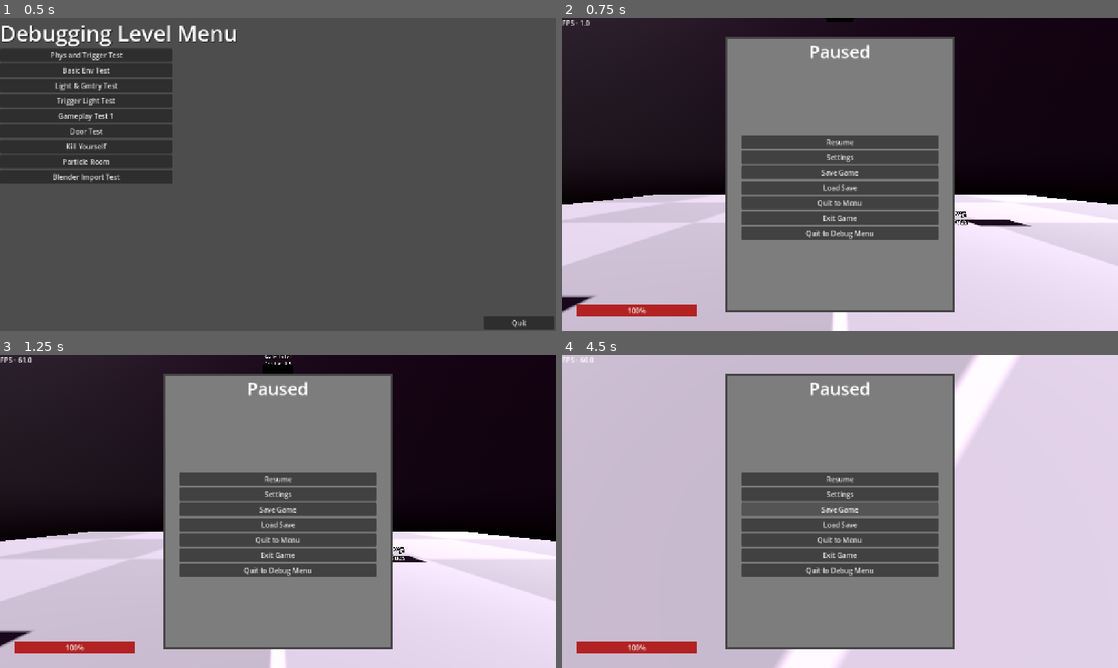
Above: before the commit, frames 1-4 (two rows, left to right).
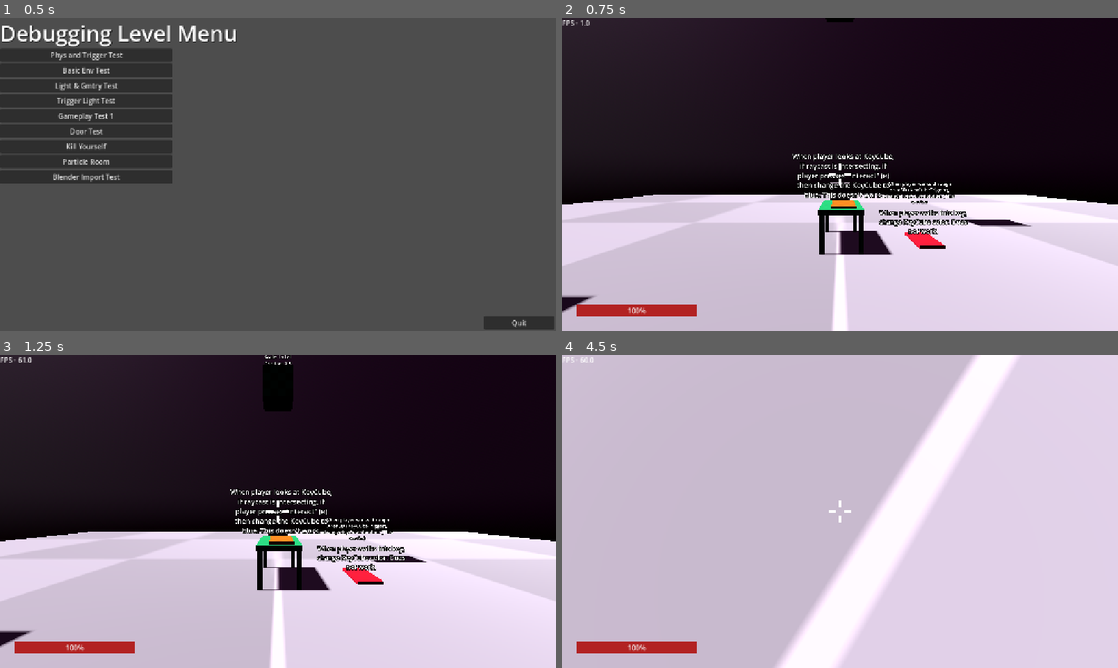
Above: after the commit, the same moments.

Repository: RubberDev/3d-game-test
Game: Godot game, scene res://TitleScreens/DebugTitleScr/DebugTitleScreen.tscn
Same seed, same stepped clock (60 frames per second), same inputs: the game is played once before the commit and once after it. Sound files missing from this copy of the repository are replaced by a short silence.
Inputs (mouse positions are in pixels of both pictures, inside the frame that each line leads up to):
- Up to frame 1 (0.5 s): no input
- Up to frame 2 (0.75 s): click "Phys and Trigger Test" at 0.5 s
- Up to frame 3 (1.25 s): no input
- Up to frame 4 (4.5 s): click (840, 480) at 1.25 s, where only the run before the commit has a clickable "Resume"; click (840, 495) at 2 s, where only the run before the commit has a clickable "Settings"; click (840, 508) at 2.75 s, where only the run before the commit has a clickable "Save Game"; click (840, 524) at 3.5 s, where only the run before the commit has a clickable "Load Save"; move the mouse to (867, 511) at 4.27 s; hold W (Forward) from 4.28 s (still down); hold Ctrl (Crouch) from 4.28 s (still down)

Frame 1 is identical in both runs. In frame 2, 36% of the frame differs, in the area x 29-71%, y 6-94%; in frame 3, 36%; in frame 4, 36%.
Error before the commit: Parse Error: Too few arguments for "get_nodes_in_group()" call. Expected at least 1 but received 0. (res://Player/Scripts/pause_menu.gd:5)

Commit message:
upgrade engine to Godot 4.6

Diff:
--- a/Player/Scripts/pause_menu.gd
+++ b/Player/Scripts/pause_menu.gd
@@ -2,7 +2,7 @@
 
 var save_path = "user://settingsInfo.save"
 var save_path2 = "user://SubconsciousGameState.save"
-var _Environment = get_tree().get_nodes_in_group()
+#var _Environment = get_tree().get_nodes_in_group()
 
 func _ready() -> void:
 	$MainP.hide()
--- a/Player/UI/pause_menu.tscn
+++ b/Player/UI/pause_menu.tscn
@@ -1,9 +1,9 @@
-[gd_scene load_steps=3 format=3 uid="uid://ba3xsrh4k8mth"]
+[gd_scene format=3 uid="uid://ba3xsrh4k8mth"]
 
 [ext_resource type="Script" uid="uid://b60gysmjubd5y" path="res://Player/Scripts/pause_menu.gd" id="1_br0yf"]
 [ext_resource type="Theme" uid="uid://haay43fjiohj" path="res://Player/UI/pause_menu.tres" id="2_rmiiq"]
 
-[node name="PauseMenu" type="Control"]
+[node name="PauseMenu" type="Control" unique_id=2104585069]
 process_mode = 3
 layout_mode = 3
 anchors_preset = 15
@@ -15,7 +15,7 @@
 size_flags_vertical = 4
 script = ExtResource("1_br0yf")
 
-[node name="MainP" type="Panel" parent="."]
+[node name="MainP" type="Panel" parent="." unique_id=65115157]
 layout_mode = 1
 anchors_preset = 8
 anchor_left = 0.5
@@ -30,7 +30,7 @@
 grow_vertical = 2
 theme = ExtResource("2_rmiiq")
 
-[node name="Label" type="Label" parent="MainP"]
+[node name="Label" type="Label" parent="MainP" unique_id=1875543633]
 layout_mode = 0
 offset_right = 526.0
 offset_bottom = 67.0
@@ -39,7 +39,7 @@
 horizontal_alignment = 1
 vertical_alignment = 1
 
-[node name="VBoxContainer" type="VBoxContainer" parent="MainP"]
+[node name="VBoxContainer" type="VBoxContainer" parent="MainP" unique_id=1948687345]
 layout_mode = 1
 anchors_preset = 8
 anchor_left = 0.5
@@ -54,45 +54,45 @@
 grow_vertical = 2
 alignment = 1
 
-[node name="Resume" type="Button" parent="MainP/VBoxContainer"]
+[node name="Resume" type="Button" parent="MainP/VBoxContainer" unique_id=1853530529]
 layout_mode = 2
 text = "Resume"
 
-[node name="Settings" type="Button" parent="MainP/VBoxContainer"]
+[node name="Settings" type="Button" parent="MainP/VBoxContainer" unique_id=1235976909]
 layout_mode = 2
 text = "Settings"
 
-[node name="Save" type="Button" parent="MainP/VBoxContainer"]
+[node name="Save" type="Button" parent="MainP/VBoxContainer" unique_id=601070415]
 layout_mode = 2
 text = "Save Game"
 
-[node name="Load" type="Button" parent="MainP/VBoxContainer"]
+[node name="Load" type="Button" parent="MainP/VBoxContainer" unique_id=846086692]
 layout_mode = 2
 text = "Load Save"
 
-[node name="Quit2Menu" type="Button" parent="MainP/VBoxContainer"]
+[node name="Quit2Menu" type="Button" parent="MainP/VBoxContainer" unique_id=572190008]
 layout_mode = 2
 text = "Quit to Menu"
 
-[node name="Quit" type="Button" parent="MainP/VBoxContainer"]
+[node name="Quit" type="Button" parent="MainP/VBoxContainer" unique_id=1707416193]
 layout_mode = 2
 text = "Exit Game"
 
-[node name="Quit2Debug" type="Button" parent="MainP/VBoxContainer"]
+[node name="Quit2Debug" type="Button" parent="MainP/VBoxContainer" unique_id=1180425483]
 layout_mode = 2
 text = "Quit to Debug Menu"
 
-[node name="SaveSettingsDebug" type="Button" parent="MainP/VBoxContainer"]
+[node name="SaveSettingsDebug" type="Button" parent="MainP/VBoxContainer" unique_id=1425532756]
 visible = false
 layout_mode = 2
 text = "Save Settings"
 
-[node name="LoadSettingsDebug" type="Button" parent="MainP/VBoxContainer"]
+[node name="LoadSettingsDebug" type="Button" parent="MainP/VBoxContainer" unique_id=770030157]
 visible = false
 layout_mode = 2
 text = "Load Settings"
 
-[node name="Settings" type="Panel" parent="."]
+[node name="Settings" type="Panel" parent="." unique_id=721892200]
 visible = false
 layout_mode = 1
 anchors_preset = 15
@@ -106,7 +106,7 @@
 grow_vertical = 2
 theme = ExtResource("2_rmiiq")
 
-[node name="SettingsLabel" type="Label" parent="Settings"]
+[node name="SettingsLabel" type="Label" parent="Settings" unique_id=56397331]
 layout_mode = 1
 anchors_preset = 5
 anchor_left = 0.5
@@ -120,7 +120,7 @@
 horizontal_alignment = 1
 vertical_alignment = 1
 
-[node name="CloseSettings" type="Button" parent="Settings"]
+[node name="CloseSettings" type="Button" parent="Settings" unique_id=1351436249]
 layout_mode = 0
 offset_left = 1052.0
 offset_top = 13.0
@@ -129,42 +129,42 @@
 theme_override_font_sizes/font_size = 24
 text = "X"
 
-[node name="VBoxContainer" type="VBoxContainer" parent="Settings"]
+[node name="VBoxContainer" type="VBoxContainer" parent="Settings" unique_id=897314356]
 layout_mode = 0
 offset_left = 14.0
 offset_top = 72.0
 offset_right = 547.0
 offset_bottom = 658.0
 
-[node name="VolumeLabel" type="Label" parent="Settings/VBoxContainer"]
+[node name="VolumeLabel" type="Label" parent="Settings/VBoxContainer" unique_id=392867138]
 layout_mode = 2
 text = "Volume: 50"
 
-[node name="Volume" type="HSlider" parent="Settings/VBoxContainer"]
+[node name="Volume" type="HSlider" parent="Settings/VBoxContainer" unique_id=66003684]
 layout_mode = 2
 max_value = 1.0
 step = 0.001
 value = 0.5
 
-[node name="SensLabel" type="Label" parent="Settings/VBoxContainer"]
+[node name="SensLabel" type="Label" parent="Settings/VBoxContainer" unique_id=549709975]
 layout_mode = 2
 text = "Sensitivity (Not implemented)"
 
-[node name="SensSlide" type="HSlider" parent="Settings/VBoxContainer"]
-layout_mode = 2
-
-[node name="FOV" type="Label" parent="Settings/VBoxContainer"]
+[node name="SensSlide" type="HSlider" parent="Settings/VBoxContainer" unique_id=1234780920]
+layout_mode = 2
+
+[node name="FOV" type="Label" parent="Settings/VBoxContainer" unique_id=2095241304]
 layout_mode = 2
 text = "Field of View: (Not implemented)"
 
-[node name="FOVslide" type="HSlider" parent="Settings/VBoxContainer"]
-layout_mode = 2
-
-[node name="WindLabel" type="Label" parent="Settings/VBoxContainer"]
+[node name="FOVslide" type="HSlider" parent="Settings/VBoxContainer" unique_id=391459405]
+layout_mode = 2
+
+[node name="WindLabel" type="Label" parent="Settings/VBoxContainer" unique_id=907845556]
 layout_mode = 2
 text = "Window Mode"
 
-[node name="WindowModes" type="OptionButton" parent="Settings/VBoxContainer"]
+[node name="WindowModes" type="OptionButton" parent="Settings/VBoxContainer" unique_id=780045254]
 layout_mode = 2
 selected = 1
 item_count = 3
@@ -175,21 +175,21 @@
 popup/item_2/text = "Exclusive Fullscreen"
 popup/item_2/id = 2
 
-[node name="ResolutonLabel" type="Label" parent="Settings/VBoxContainer"]
+[node name="ResolutonLabel" type="Label" parent="Settings/VBoxContainer" unique_id=351523121]
 layout_mode = 2
 text = "Resolution (Windowed only, not implemented)"
 
-[node name="Resolutions" type="OptionButton" parent="Settings/VBoxContainer"]
+[node name="Resolutions" type="OptionButton" parent="Settings/VBoxContainer" unique_id=1058315260]
 layout_mode = 2
 item_count = 1
 popup/item_0/text = "1440x900"
 popup/item_0/id = 0
 
-[node name="AALabel" type="Label" parent="Settings/VBoxContainer"]
+[node name="AALabel" type="Label" parent="Settings/VBoxContainer" unique_id=309917607]
 layout_mode = 2
 text = "Anti-Aliasing"
 
-[node name="Anti-Aliasing" type="OptionButton" parent="Settings/VBoxContainer"]
+[node name="Anti-Aliasing" type="OptionButton" parent="Settings/VBoxContainer" unique_id=1527533110]
 layout_mode = 2
 selected = 4
 item_count = 5
@@ -204,11 +204,11 @@
 popup/item_4/text = "Disabled"
 popup/item_4/id = 4
 
-[node name="ShadowLabel" type="Label" parent="Settings/VBoxContainer"]
+[node name="ShadowLabel" type="Label" parent="Settings/VBoxContainer" unique_id=1096264249]
 layout_mode = 2
 text = "Shadow Quality"
 
-[node name="ShadowQuality" type="OptionButton" parent="Settings/VBoxContainer"]
+[node name="ShadowQuality" type="OptionButton" parent="Settings/VBoxContainer" unique_id=1604627100]
 layout_mode = 2
 selected = 1
 item_count = 4
@@ -221,11 +221,11 @@
 popup/item_3/text = "Terribly Low"
 popup/item_3/id = 3
 
-[node name="ScalingLabel" type="Label" parent="Settings/VBoxContainer"]
+[node name="ScalingLabel" type="Label" parent="Settings/VBoxContainer" unique_id=265149876]
 layout_mode = 2
 text = "Scaling"
 
-[node name="Scaling" type="OptionButton" parent="Settings/VBoxContainer"]
+[node name="Scaling" type="OptionButton" parent="Settings/VBoxContainer" unique_id=1568921836]
 layout_mode = 2
 selected = 2
 item_count = 3
@@ -236,7 +236,7 @@
 popup/item_2/text = "Bilinear"
 popup/item_2/id = 2
 
-[node name="VBoxContainer2" type="VBoxContainer" parent="Settings"]
+[node name="VBoxContainer2" type="VBoxContainer" parent="Settings" unique_id=1742706414]
 layout_mode = 0
 offset_left = 563.0
 offset_top = 72.0
--- a/TitleScreens/DebugTitleScr/DebugTitleScreen.tscn
+++ b/TitleScreens/DebugTitleScr/DebugTitleScreen.tscn
@@ -1,8 +1,8 @@
-[gd_scene load_steps=2 format=3 uid="uid://uee7o3tpg8sj"]
+[gd_scene format=3 uid="uid://uee7o3tpg8sj"]
 
 [ext_resource type="Script" uid="uid://dvlahrrtninjy" path="res://TitleScreens/DebugTitleScr/debug_title_screen.gd" id="1_jwvq1"]
 
-[node name="DebugTitleScreen" type="Control"]
+[node name="DebugTitleScreen" type="Control" unique_id=647129821]
 layout_mode = 3
 anchors_preset = 15
 anchor_right = 1.0
@@ -11,7 +11,7 @@
 grow_vertical = 2
 script = ExtResource("1_jwvq1")
 
-[node name="Title" type="Label" parent="."]
+[node name="Title" type="Label" parent="." unique_id=844040297]
 layout_mode = 1
 offset_right = 547.0
 offset_bottom = 69.0
@@ -19,7 +19,7 @@
 theme_override_font_sizes/font_size = 50
 text = "Debugging Level Menu"
 
-[node name="Quit" type="Button" parent="."]
+[node name="Quit" type="Button" parent="." unique_id=1223027657]
 layout_mode = 0
 offset_left = 1114.0
 offset_top = 686.0
@@ -27,7 +27,7 @@
 offset_bottom = 715.0
 text = "Quit"
 
-[node name="VBoxContainer" type="VBoxContainer" parent="."]
+[node name="VBoxContainer" type="VBoxContainer" parent="." unique_id=1652547850]
 layout_mode = 1
 anchors_preset = 9
 anchor_bottom = 1.0
@@ -35,39 +35,39 @@
 offset_right = 397.0
 grow_vertical = 2
 
-[node name="TestLvl1" type="Button" parent="VBoxContainer"]
+[node name="TestLvl1" type="Button" parent="VBoxContainer" unique_id=1407179281]
 layout_mode = 2
 text = "Phys and Trigger Test"
 
-[node name="TestLvl2" type="Button" parent="VBoxContainer"]
+[node name="TestLvl2" type="Button" parent="VBoxContainer" unique_id=734046695]
 layout_mode = 2
 text = "Basic Env Test"
 
-[node name="TestLvl3" type="Button" parent="VBoxContainer"]
+[node name="TestLvl3" type="Button" parent="VBoxContainer" unique_id=1096599751]
 layout_mode = 2
 text = "Light & Gmtry Test"
 
-[node name="TestLvl4" type="Button" parent="VBoxContainer"]
+[node name="TestLvl4" type="Button" parent="VBoxContainer" unique_id=191311824]
 layout_mode = 2
 text = "Trigger Light Test"
 
-[node name="TestLvl5" type="Button" parent="VBoxContainer"]
+[node name="TestLvl5" type="Button" parent="VBoxContainer" unique_id=1036294604]
 layout_mode = 2
 text = "Gameplay Test 1"
 
-[node name="TestLvl6" type="Button" parent="VBoxContainer"]
+[node name="TestLvl6" type="Button" parent="VBoxContainer" unique_id=1153035964]
 layout_mode = 2
 text = "Door Test"
 
-[node name="TestLvl7" type="Button" parent="VBoxContainer"]
+[node name="TestLvl7" type="Button" parent="VBoxContainer" unique_id=603619431]
 layout_mode = 2
 text = "Kill Yourself"
 
-[node name="ParticleRoom" type="Button" parent="VBoxContainer"]
+[node name="ParticleRoom" type="Button" parent="VBoxContainer" unique_id=1429905131]
 layout_mode = 2
 text = "Particle Room"
 
-[node name="BlenderImportTest" type="Button" parent="VBoxContainer"]
+[node name="BlenderImportTest" type="Button" parent="VBoxContainer" unique_id=1546156516]
 layout_mode = 2
 text = "Blender Import Test"
 
--- a/project.godot
+++ b/project.godot
@@ -8,11 +8,15 @@
 
 config_version=5
 
+[animation]
+
+compatibility/default_parent_skeleton_in_mesh_instance_3d=true
+
 [application]
 
 config/name="Subconscious"
 run/main_scene="uid://uee7o3tpg8sj"
-config/features=PackedStringArray("4.5", "Forward Plus")
+config/features=PackedStringArray("4.6", "Forward Plus")
 config/icon="res://icon.svg"
 
 [autoload]
Not shown, changed: Dev_Levels/Test_Level_5/Cutscenes/CutsceneTest1/CutsceneTest1.blend.import
Not shown: 1 places in Player/UI/pause_menu.tres that only renumber resources
